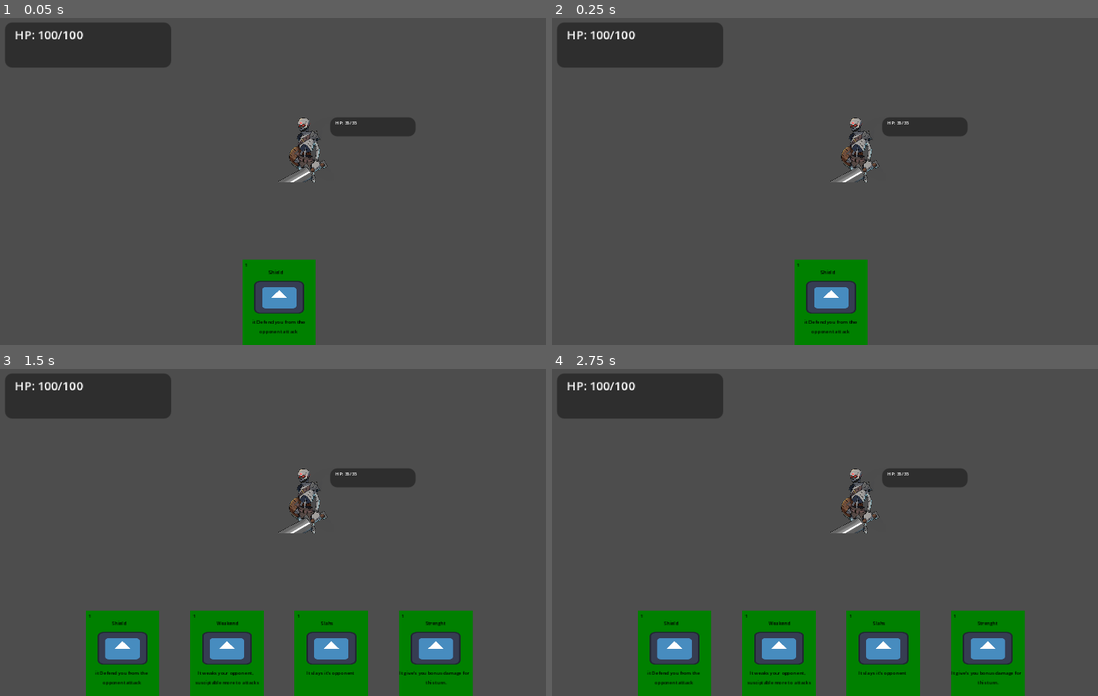
Above: before the commit, frames 1-4 (two rows, left to right).
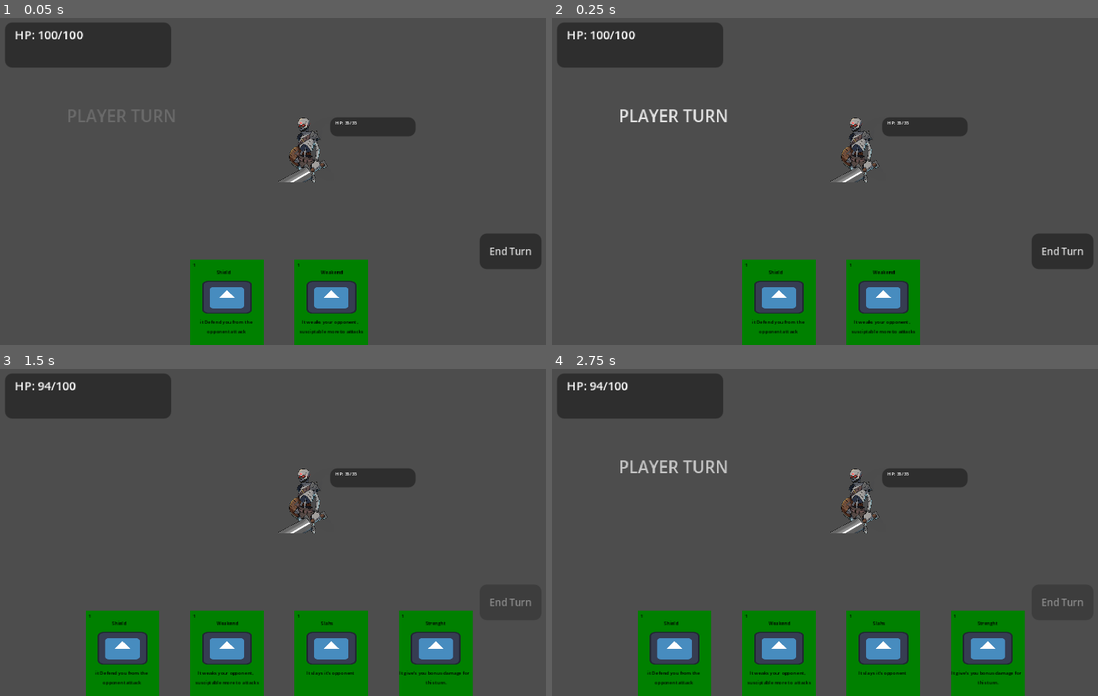
Above: after the commit, the same moments.

Repository: GanisAD/SCOUNDREL-COMPFEST-18-IGI
Game: Godot game, scene res://Scene/combat.tscn
Same seed, same stepped clock (60 frames per second), same inputs: the game is played once before the commit and once after it. The engine's default icon, where the game draws it, is replaced by a stand-in: a white triangle on a blue panel in a dark square.
Inputs (mouse positions are in pixels of both pictures, inside the frame that each line leads up to):
- Up to frame 1 (0.05 s): no input
- Up to frame 2 (0.25 s): no input
- Up to frame 3 (1.5 s): click (513, 601) at 0.5 s, where only the run after the commit has a clickable "End Turn"; drag from (131, 673) to (300, 503) at 1.27 s
- Up to frame 4 (2.75 s): drag from (792, 673) to (852, 503) at 2.02 s

The runs differ from the first frame. In frame 1, 7.8% of the frame differs, in the area x 12-100%, y 28-100%; in frame 2, 8.0%, in the area x 12-100%, y 27-100%; in frame 3, 0.2%; in frame 4, 0.5%.

Commit message:
Simple turn manager (not fix)
It's still a simple one and still have lot's of error. will be reviewing it later for now safe progress so there's no regret later.

Diff:
--- a/Scene/combat.tscn
+++ b/Scene/combat.tscn
@@ -9,6 +9,9 @@
 [ext_resource type="PackedScene" uid="uid://qktecrlgg11n" path="res://Scene/Components/Card/card.tscn" id="6_2rx4k"]
 [ext_resource type="Script" uid="uid://c5bwrfkctlenp" path="res://Script/UI/stats_ui.gd" id="6_70aft"]
 [ext_resource type="PackedScene" uid="uid://pfhymlbd8c6s" path="res://Scene/Components/Entity/Enemy.tscn" id="7_kgncc"]
+
+[sub_resource type="LabelSettings" id="LabelSettings_145ap"]
+font_size = 7
 
 [sub_resource type="LabelSettings" id="LabelSettings_2rx4k"]
 font_size = 5
@@ -30,6 +33,15 @@
 [node name="BattleUI" type="CanvasLayer" parent="." unique_id=1987067507]
 follow_viewport_scale = -4.745
 script = ExtResource("4_miqix")
+
+[node name="TurnLabel" type="Label" parent="BattleUI" unique_id=904510305]
+visible = false
+offset_left = 31.0
+offset_top = 42.0
+offset_right = 47.0
+offset_bottom = 53.0
+text = "Turn"
+label_settings = SubResource("LabelSettings_145ap")
 
 [node name="PlayerStatsUI" type="Panel" parent="BattleUI" unique_id=1139493257]
 offset_left = 5.0
@@ -64,3 +76,11 @@
 alignment = 1
 script = ExtResource("1_6nktc")
 card_ui_scene = ExtResource("6_2rx4k")
+
+[node name="EndTurnButton" type="Button" parent="BattleUI" unique_id=1958134832]
+offset_left = 205.0
+offset_top = 97.0
+offset_right = 231.0
+offset_bottom = 112.0
+theme_override_font_sizes/font_size = 4
+text = "End Turn"
--- a/Script/Combat/battle_ui.gd
+++ b/Script/Combat/battle_ui.gd
@@ -3,21 +3,22 @@
 
 # --- REFERENSI NODE ---
 # Alih-alih merujuk ke Label spesifik, kita merujuk ke komponen StatsUI generik
+@onready var turn_label: Label = $TurnLabel
 @onready var player_stats_ui: StatsUI = $PlayerStatsUI
-#@onready var end_turn_button: Button = $EndTurnButton
+@onready var end_turn_button: Button = $EndTurnButton
 
 # (Opsional) Referensi untuk komponen UI lainnya di masa depan
 # @onready var mana_ui: Control = $ManaUI
 # @onready var draw_pile_label: Label = $DrawPileButton/Label
 # @onready var discard_pile_label: Label = $DiscardPileButton/Label
 
-#func _ready() -> void:
-	# Hubungkan sinyal klik tombol End Turn
-	#if end_turn_button:
-		#end_turn_button.pressed.connect(_on_end_turn_button_pressed)
+func _ready() -> void:
+	#Hubungkan sinyal klik tombol End Turn
+	if end_turn_button:
+		end_turn_button.pressed.connect(_on_end_turn_button_pressed)
 
-	# Hubungkan sinyal dari Event Bus global (jika kamu menggunakannya)
-	# Events.player_turn_started.connect(_on_player_turn_started)
+	#Hubungkan sinyal dari Event Bus global (jika kamu menggunakannya)
+	Events.player_turn_started.connect(_on_player_turn_started)
 
 # --- INISIALISASI ---
 
@@ -32,18 +33,31 @@
 	# Jika nanti ada mana, bisa juga disuntikkan di sini
 	# if mana_ui: mana_ui.stats = character_stats
 
+func show_turn_banner(text: String) -> void:
+	turn_label.text = text
+	turn_label.modulate.a = 0.0
+	turn_label.visible = true
+
+	var tween = create_tween()
+	# Animasi muncul (Fade in)
+	tween.tween_property(turn_label, "modulate:a", 1.0, 0.3)
+	# Diam sebentar
+	tween.tween_interval(0.5)
+	# Animasi menghilang (Fade out)
+	tween.tween_property(turn_label, "modulate:a", 0.0, 0.3)
+
 # --- MANAJEMEN GILIRAN (TURN MANAGEMENT) ---
 
-#func _on_end_turn_button_pressed() -> void:
-	## 1. Matikan tombol segera setelah ditekan untuk mencegah pemain melakukan spam klik
-	#end_turn_button.disabled = true
-	#
-	## 2. Pancarkan sinyal ke sistem global bahwa pemain telah mengakhiri gilirannya.
-	## Ini akan ditangkap oleh Battle Manager atau Player Handler untuk memulai fase buang kartu (discard)
-	## dan memulai antrean serangan Enemy Handler.
-	#Events.player_turn_ended.emit()
-#
-#func _on_player_turn_started() -> void:
-	## Saat Enemy selesai menyerang dan giliran kembali ke Player, aktifkan lagi tombolnya
-	#if end_turn_button:
-		#end_turn_button.disabled = false
+func _on_end_turn_button_pressed() -> void:
+	# 1. Matikan tombol segera setelah ditekan untuk mencegah pemain melakukan spam klik
+	end_turn_button.disabled = true
+
+	# 2. Pancarkan sinyal ke sistem global bahwa pemain telah mengakhiri gilirannya.
+	# Ini akan ditangkap oleh Battle Manager atau Player Handler untuk memulai fase buang kartu (discard)
+	# dan memulai antrean serangan Enemy Handler.
+	Events.player_turn_ended.emit()
+
+func _on_player_turn_started() -> void:
+	# Saat Enemy selesai menyerang dan giliran kembali ke Player, aktifkan lagi tombolnya
+	if end_turn_button:
+		end_turn_button.disabled = false
--- a/Script/Combat/combat.gd
+++ b/Script/Combat/combat.gd
@@ -1,30 +1,56 @@
 extends Node2D
-class_name Combat # (atau Battle)
+class_name Combat
 
 @export var character_stats: CharacterStats
 
 @onready var battle_ui: CanvasLayer = $BattleUI
 @onready var player_handler: PlayerHandler = $PlayerHandler
+@onready var enemy_handler: EnemyHandler = $EnemyHandler # Pastikan referensi ini ada
 
 func _ready() -> void:
 	var battle_stats = character_stats.duplicate(true)
-
-	# Distribusi data sekarang HANYA ke Handler dan UI
 	battle_ui.initialize_player(battle_stats)
 
-	Events.player_turn_ended.connect(player_handler.end_turn)
-	Events.player_hand_discarded.connect(player_handler.start_turn)
-
+	# 1. SETUP STATUS PEMAIN AWAL
 	battle_stats.set_health(battle_stats.max_health)
 	battle_stats.set_mana(battle_stats.max_mana)
-
-	# Orkestrator memantau kematian pemain secara langsung
 	battle_stats.stats_changed.connect(_on_player_stats_changed.bind(battle_stats))
 
+	# 2. RANTAI EVENT TURN MANAGER YANG BENAR
+	# a. Pemain selesai -> Player Handler buang kartu
+	Events.player_turn_ended.connect(player_handler.end_turn)
+
+	# b. Kartu selesai dibuang -> Giliran Musuh Dimulai (BUG FIX!)
+	Events.player_hand_discarded.connect(enemy_handler.start_enemy_turn)
+
+	# c. Musuh selesai beraksi -> Giliran Pemain Dimulai kembali (Pakai Sinyal Lokal EnemyHandler)
+	enemy_handler.enemy_turn_ended.connect(_start_player_turn)
+
+	# 3. KONDISI MENANG / KALAH
+	enemy_handler.all_enemies_defeated.connect(_on_victory)
+
+	# Mulai Pertarungan
 	player_handler.start_battle(battle_stats)
+	_start_player_turn() # Panggil siklus giliran pertama
 
-# Fungsi baru di orkestrator untuk mengecek Game Over
+# --- SIKLUS GILIRAN ---
+
+func _start_player_turn() -> void:
+	# 1. Enemy Reset Armor & Rencanakan Serangan Baru (Tampil di UI)
+	enemy_handler.reset_enemy_blocks()
+	enemy_handler.update_enemy_intents()
+
+	battle_ui.show_turn_banner("PLAYER TURN")
+
+	# 2. Player Reset Mana & Tarik Kartu
+	player_handler.start_turn()
+
+# --- WIN / LOSE STATE ---
+
 func _on_player_stats_changed(stats: CharacterStats) -> void:
 	if stats.health <= 0:
 		Events.player_died.emit()
 		print("Game Over: Pemain Kalah!")
+
+func _on_victory() -> void:
+	print("Victory! Semua musuh telah dikalahkan.")
--- a/Script/Combat/playerHandler.gd
+++ b/Script/Combat/playerHandler.gd
@@ -12,6 +12,11 @@
 var character_stats: CharacterStats
 var draw_pile: CardPile
 var discard_pile: CardPile
+
+func _ready() -> void:
+	# PENTING: Daftarkan node ini ke group agar sistem efek kartu musuh
+	# bisa mendeteksinya sebagai target yang sah.
+	add_to_group("player")
 
 # Fungsi utama untuk memulai simulasi pertempuran
 func start_battle(stats: CharacterStats) -> void:
@@ -39,6 +44,20 @@
 
 	# Menarik kartu secara berkala sesuai dengan jumlah kartu per turn milik karakter
 	draw_cards(character_stats.cards_per_turn)
+
+func take_damage(amount: int) -> void:
+	if not character_stats or character_stats.health <= 0:
+		return
+
+	# Lemparkan kalkulasi matematika damage ke resource stats
+	character_stats.take_damage(amount)
+
+	# Di sini tempat terbaik untuk memicu efek 1st-person feedback!
+	# Contoh: CameraShake.trigger() atau HitFlash.play()
+
+	# Periksa kondisi kekalahan (Game Over)
+	if character_stats.health <= 0:
+		Events.player_died.emit() # Beritahu Battle Node bahwa pemain kalah
 
 # Logika inti untuk menarik satu kartu
 func draw_card() -> void:
--- a/Script/Entity/enemy.gd
+++ b/Script/Entity/enemy.gd
@@ -108,9 +108,9 @@
 	else:
 		# Jika Player tidak ditemukan (untuk test isolasi musuh), musuh hanya akan menambah Block
 		print(stats.enemy_name, " bertahan karena tidak ada target!")
-		tween.tween_property(sprite_2d, "scale", Vector2(1.2, 1.2), 0.15)
+		#tween.tween_property(sprite_2d, "scale", Vector2(1.2, 1.2), 0.15)
 		tween.tween_callback(func(): stats.block += 5)
-		tween.tween_property(sprite_2d, "scale", Vector2(1.0, 1.0), 0.15)
+		#tween.tween_property(sprite_2d, "scale", Vector2(1.0, 1.0), 0.15)
 
 	# Tahan eksekusi fungsi do_turn() sampai seluruh animasi Tween selesai
 	await tween.finished
--- a/Script/Stats/stats.gd
+++ b/Script/Stats/stats.gd
@@ -13,7 +13,7 @@
 var block: int : set = set_block
 
 func set_health(value: int) -> void:
-	health = clamp(value, 10, max_health)
+	health = clamp(value, 0, max_health)
 	stats_changed.emit() # UI akan langsung mendeteksi sinyal ini
 
 func set_block(value: int) -> void:
